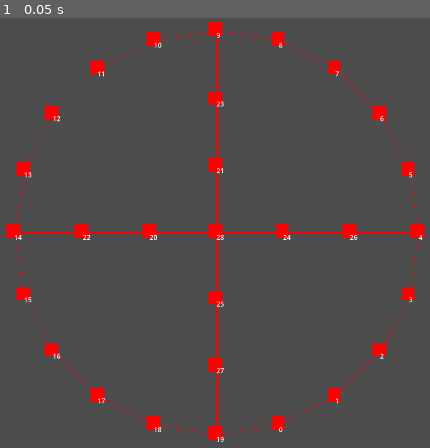
Above: before the commit, frame 1.
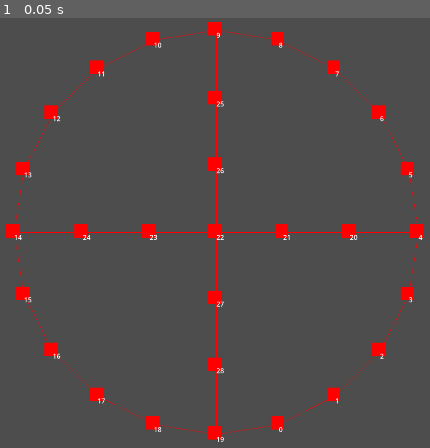
Above: after the commit, the same moment.

Repository: kasworld/gd4yutnori
Game: Godot game, scene res://윷놀이.tscn
Two runs of this game, one before a commit and one after it. Both use one fixed random seed, a clock stepped at 60 frames per second and the inputs below.
Inputs:
- Up to frame 1 (0.05 s): no input

The runs differ from the first frame. In frame 1, less than 0.1% of the frame differs, in the area x 20-84%, y 19-83%.

Commit message:
말이동순서정리

Diff:
--- a/판.gd
+++ b/판.gd
@@ -24,26 +24,27 @@
 		var pos = make_pos_by_rad_r(rd,r)
 		눈추가(r,pos,co)
 
-	for i in [-0.33,-0.66,0.33,0.66]:
+	for i in [0.66,0.33,0,-0.33,-0.66]:
 		눈추가(r,Vector2(r*i,0),co)
+
+	for i in [-0.66,-0.33,0.33,0.66]:
 		눈추가(r,Vector2(0,r*i),co)
 
-	눈추가(r,Vector2(0,0),co)
+	# 말 이동 순서 연결하기
+	바깥길 = [0,1,2,3,4,5,6,7,8,9,10,11,12,13,14,15,16,17,18,19]
+	첫지름길 = [4,20,21,22,23,24,14]
+	둘째지름길 = [9,25,26,22,27,28,19]
+	세째지름길 = [22,27,28,19]
 
 	# 눈 연결선 그리기
 	for i in range(0,360,눈각도):
 		var rd1 = deg_to_rad(i)
 		var rd2 = deg_to_rad(i+눈각도)
 		화살표선들.append_array([make_pos_by_rad_r(rd1,r),make_pos_by_rad_r(rd2,r)])
-	for i in [-1.0,-0.33,-0.66,0,0.33,0.66]:
+	for i in [-1.0,-0.66,-0.33,0,0.33,0.66]:
 		화살표선들.append_array([Vector2(r*i,0),Vector2(r*(i+0.33),0)])
 		화살표선들.append_array([Vector2(0,r*i),Vector2(0,r*(i+0.33))])
 
-	# 말 이동 순서 연결하기
-	바깥길 = [0,1,2,3,4,5,6,7,8,9,10,11,12,13,14,15,16,17,18,19]
-	첫지름길 = [4,26,24,28,20,22,14]
-	둘째지름길 = [9,23,21,28,25,27,19]
-	세째지름길 = [28,25,27,19]
 
 func 눈추가(r: float, pos:Vector2,co:Color):
 	var 눈1 = 눈_scene.instantiate()
